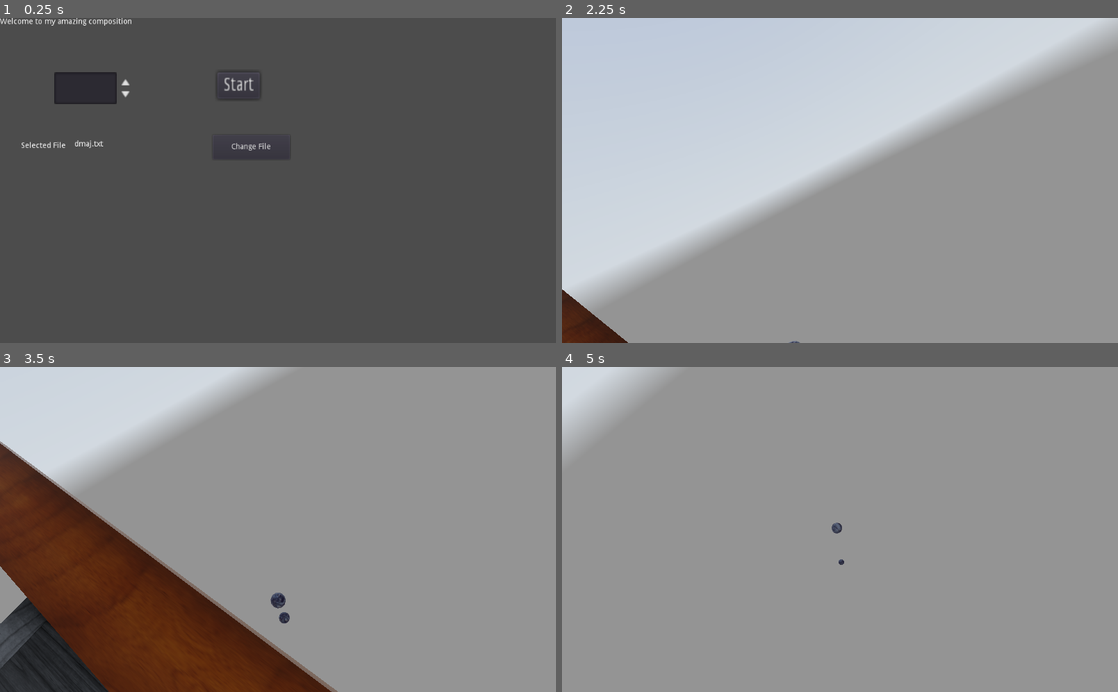
Above: before the commit, frames 1-4 (two rows, left to right).
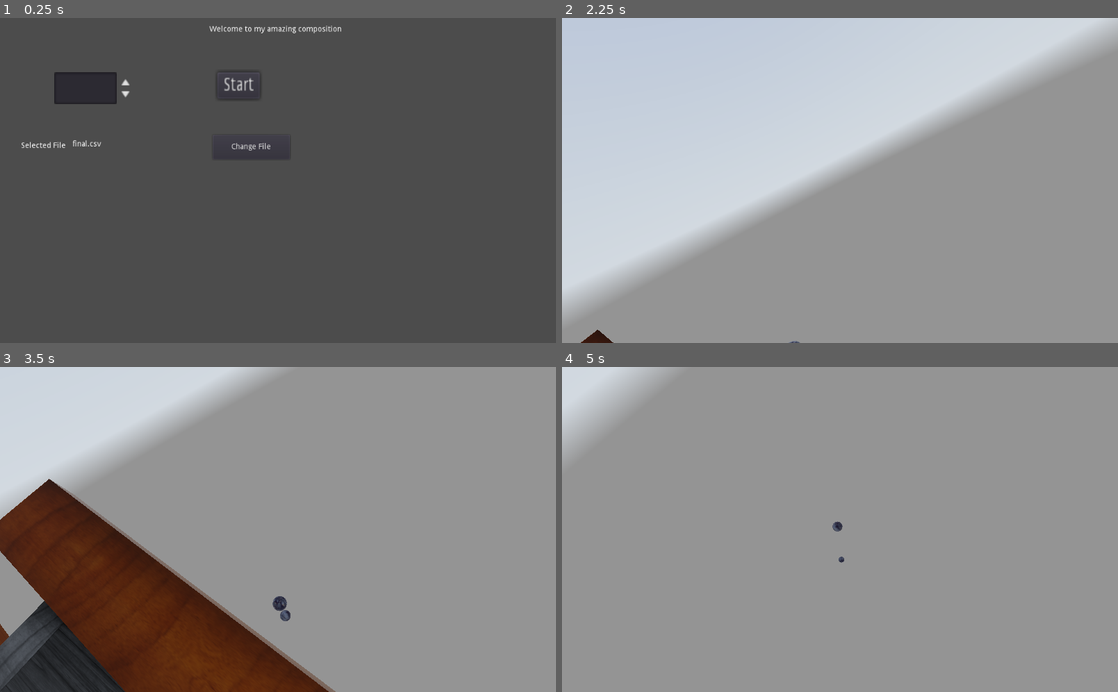
Above: after the commit, the same moments.

Repository: dmgarland/xylophone
Game: Godot game, scene res://MainMenu.tscn
Two runs of this game, one before a commit and one after it. Both use one fixed random seed, a clock stepped at 60 frames per second and the inputs below. A sky picture missing from this copy of the repository is replaced by a grey-blue gradient.
Inputs:
- Up to frame 1 (0.25 s): no input
- Up to frame 2 (2.25 s): click "Change File" at 0.5 s; click "Start" at 1.25 s
- Up to frame 3 (3.5 s): no input
- Up to frame 4 (5 s): no input

The runs differ from the first frame. In frame 1, 0.5% of the frame differs, in the area x 0-62%, y 0-40%; in frame 2, 0.9%; in frame 3, 3.5%, in the area x 0-61%, y 22-100%; in frame 4, less than 0.1%.

Commit message:
less fucked

Diff:
--- a/Main.gd
+++ b/Main.gd
@@ -9,15 +9,18 @@
 var notes_played = 0;
 var camera: Camera
 var spheres = []
+var y = 0.0
 var z = 0.0
 var reaper: Timer
 var sequence: Sequencer
+var clock: Timer
+var run_time = 0
 
 func _ready():
 	r.randomize()
 
 	sequence = Sequencer.new(Global.score_path)
-	for i in range(4):
+	for i in range(10):
 		add_note()
 
 	$start_slope/shear.height = Global.polyphony
@@ -39,18 +42,34 @@
 	reaper.connect("timeout", self, "reap_notes")
 	add_child(reaper)
 
+	clock = Timer.new()
+	clock.autostart = true
+	clock.wait_time = 1.0
+	clock.connect("timeout", self, "add_second")
+	add_child(clock)
+
+func add_second():
+	run_time += 1
+	var minutes = run_time / 60
+	var seconds = run_time % 60
+	print("%s:%s" % [minutes, seconds])
+
 func add_note():
 	sequence._iter_next(null)
+
 	if sequence.current:
 		var note = Note.instance()
 		note.steps = sequence.current.steps
 		note.beats = sequence.current.duration
-		var y: float = (notes_played * 1.4)
+		note.angle = sequence.current.angle
 
 		note.connect("note_started", self, "add_note")
+		print('adding note at (%f,%f)' %[y, z])
 		note.resize_and_translate(y, z)
 		$notes.add_child(note)
-		z+=note.width()
+
+		y += note.height
+		z += note.width
 		notes_played += 1
 
 func get_sphere_bounds():
@@ -84,27 +103,18 @@
 	return [min_z, max_z, target]
 
 func _process(delta):
-
 	var bounds = find_z_bounds()
 	var min_z = bounds[0];
 	var max_z = bounds[1];
 	var target = bounds[2];
-	#var bounds = get_sphere_bounds()
-	#var min_z = bounds.position.z
-	#var max_z = bounds.end.z
-	#var target = bounds.end / spheres.size() as float
 
 	if spheres.size() == 0:
 		Global.load_new_scene(menu_scene)
 
 	target = target / spheres.size()
-	#var diff = bounds.size.z
+
 	var diff = max_z - min_z
 	var zoom = Vector3(diff * 0.5, 10, diff * 0.5) + Vector3.ONE
-	#camera.look_at_from_position((target + zoom), target, Vector3(0, 1, 0))
-	#camera.transform.interpolate_with(target, cam_speed * _delta)
-	#camera.look_at(target, Vector3(0, 1, 0))
-	#camera.translation = camera.translation.linear_interpolate(target, t)
 	var T = camera.global_transform.looking_at(target, Vector3(0, 1, 0))
 
 	camera.global_transform.origin.x = lerp(camera.global_transform.origin.x, (target + zoom).x, delta)
--- a/Main.tscn
+++ b/Main.tscn
@@ -26,6 +26,7 @@
 menu_scene = "res://MainMenu.tscn"
 
 [node name="start_slope" type="CSGCombiner" parent="."]
+transform = Transform( 1, 0, 0, 0, 1, 0, 0, 0, 1, 0, 1, -1 )
 use_collision = true
 
 [node name="shear" type="CSGBox" parent="start_slope"]
--- a/MainMenu.gd
+++ b/MainMenu.gd
@@ -8,12 +8,9 @@
 	$FilePicker.connect("file_selected", self, "_update_file")
 
 	_update_file($FilePicker.current_path)
-	for note in Sequencer.new($FilePicker.current_path):
-		if note:
-			print(note.steps)
 
 func _toggle_file_picker():
-	$FilePicker.visible = !$FilePicker.visible
+	$FilePicker.popup()
 
 func _update_file(path):
 	$SelectedFile.text = $FilePicker.current_file
--- a/MainMenu.tscn
+++ b/MainMenu.tscn
@@ -12,8 +12,10 @@
 main_scene = "res://Main.tscn"
 
 [node name="Label" type="Label" parent="."]
-margin_right = 243.0
-margin_bottom = 50.0
+margin_left = 386.046
+margin_top = 14.1582
+margin_right = 629.046
+margin_bottom = 64.1582
 text = "Welcome to my amazing composition"
 align = 1
 __meta__ = {
@@ -48,19 +50,22 @@
 margin_bottom = 568.0
 window_title = "Open a File"
 mode = 0
-filters = PoolStringArray( "*.txt" )
+filters = PoolStringArray( "*.csv" )
 show_hidden_files = true
 current_dir = "res://scores"
-current_file = "dmaj.txt"
-current_path = "res://scores/dmaj.txt"
+current_file = "final.csv"
+current_path = "res://scores/final.csv"
 
 [node name="SelectedFile" type="Label" parent="."]
-margin_left = 137.152
+margin_left = 134.32
 margin_top = 226.346
-margin_right = 374.152
+margin_right = 371.32
 margin_bottom = 271.346
 text = "example.csv
 "
+__meta__ = {
+"_edit_use_anchors_": false
+}
 
 [node name="ChangeFile" type="Button" parent="."]
 margin_left = 392.0
@@ -68,6 +73,9 @@
 margin_right = 534.0
 margin_bottom = 261.0
 text = "Change File"
+__meta__ = {
+"_edit_use_anchors_": false
+}
 
 [node name="SelectedFilePrefix" type="Label" parent="."]
 margin_left = 39.2001
--- a/Note.gd
+++ b/Note.gd
@@ -3,8 +3,11 @@
 const ref_freq = 440.0
 const A = pow(2.0, 1.0 / 12.0)
 export var sample_hz = 22050.0
-export var steps = 0
+export var steps = 20
 export var beats = 1
+export var angle = 12
+export var height: float
+export var width: float
 var pulse_hz
 var notes: Array
 var bodies = {}
@@ -22,17 +25,15 @@
 		note['phase'] = fmod(note['phase'] + increment, 1.0)
 		to_fill -= 1
 
-func width():
-	return $note.depth + $slopes/slope_left/box.depth
-
 func resize_and_translate(y, z):
 	$note.width = (24 - steps) * 1.5
 	$note.depth = beats
-	$note.translate(Vector3(0, -y, z + $note.depth / 2.0))
-	$slopes.translate(Vector3(0, -y, z + ($note.depth + $slopes/slope_left/box.depth / 2)))
-	rotate_x(deg2rad(12))
+	self.width = $note.depth + $slopes/slope_left/box.depth
+	self.height = (sin(deg2rad(angle)) * self.width) + ($note.height / sin(deg2rad(90 - angle)))
 
-	return self
+	$slopes.translate(Vector3(0, 0, self.width * 0.5))
+	translate(Vector3(0, -(y + self.height / 2), $note.depth / 2.0 + z))
+	rotate_x(deg2rad(angle))
 
 func _ready():
 	pulse_hz = ref_freq * pow(A, steps)
@@ -41,6 +42,7 @@
 		var player = AudioStreamPlayer3D.new()
 		player.stream = AudioStreamGenerator.new()
 		player.stream.mix_rate = sample_hz
+		player.unit_db = 12.0
 
 		var note = {
 			'player': player,
@@ -70,6 +72,8 @@
 				note['amp'] = note['amp'].linear_interpolate(Vector2.ZERO, delta * 1.5)
 
 func sound(body):
+	if bodies.size() == 0:
+		emit_signal("note_started")
 	if !bodies.has(body):
 		var note = notes[bodies.size()]
 		bodies[body] = note
@@ -77,4 +81,3 @@
 			#print(note)
 			note['player'].bus = body.busName()
 			note['player'].play()
-			emit_signal("note_started")
--- /dev/null
+++ b/scores/final.csv
@@ -0,0 +1,188 @@
+A3,5
+E2,30
+G2,18
+A3,5
+E2,5
+G2,5
+A3,5
+D2,30
+A3,10
+E2,10
+G2,30
+A3,5
+E2,5
+G2,5
+A3,5
+A3,30 # intro
+A3,5 # Start A
+C#3,5
+E3,5
+G#2,5
+A3,5
+C#3,5
+G#2,5
+E3,5
+A3,5
+C#3,5
+E3,5
+G#2,5
+A3,5
+C#3,5
+G#2,5
+E3,5 # End A section
+A3,5 # Start A
+C#3,5
+E3,5
+G#2,5
+A3,5
+C#3,5
+G#2,5
+E3,5 # End A section
+A3,5 # Start A
+C#3,5
+E3,5
+G#2,5
+A3,5
+C#3,5
+G#2,5
+E3,5 # End A section
+F#3,5 # Start B section
+G#3,5
+A4,5
+E3,5
+F#3,6
+G#3,7
+E3,8
+A4,10
+C#3,15
+B3,15
+A3,30
+A3,5 # Start A
+C#3,5
+E3,5
+G#2,5
+A3,5
+C#3,5
+G#2,5
+E3,5 # End A section
+A3,5 # Start A
+C#3,5
+E3,5
+G#2,5
+A3,5
+C#3,5
+G#2,5
+E3,5 # End A section
+F#3,5 # Start B section
+G#3,5
+A4,5
+E3,5
+F#3,5
+G#3,5
+A4,5
+E3,5
+D3,5
+E3,5
+F#3,5
+C#3,5
+D3,6
+E3,7
+F#3,8
+C#3,9
+B3,5
+C#3,5
+D3,5
+B3,5
+A3,5
+B3,5
+C#3,6
+G#2,8
+G2,6
+B3,7
+D3,8
+F#2,9
+F2,7
+A#3,8
+D3,9
+F2,10
+E2,10 # Mod A end first section =============================
+E2,2 # Section 2
+F#2,2
+B3,2
+E2,2
+F#2,2
+B3,2
+E2,3
+F#2,4
+D2,2
+F#2,2
+D3,2
+D2,2
+F#2,3
+D3,4
+D2,5
+F#2,6
+C#2,2
+G#2,2
+E3,2
+C#2,2
+G#2,2
+E3,3
+C#2,4
+G#2,5
+C2,2
+G2,2
+D3,2
+C2,2
+G2,2
+D3,3
+C2,4
+G2,5
+E2,2
+F#2,2
+B3,2
+E2,2
+F#2,2
+B3,3
+E2,4
+F#2,5
+D2,2
+F#2,2
+D3,2
+D2,2
+F#2,2
+D3,3
+D2,4
+F#2,5
+C#2,2
+G#2,2
+E3,2
+C#2,2
+G#2,2
+E3,3
+C#2,4
+G#2,5
+C2,2
+G2,2
+D3,2
+C2,2
+G2,2
+D3,2
+C2,2
+G2,2
+C2,2 # ral
+G2,3
+D3,4
+C2,5
+G2,6
+D3,7
+C2,8
+G2,9
+C2,10
+G2,11
+D3,12
+C2,13
+G2,14
+D3,15
+C2,16
+G2,17
--- /dev/null
+++ b/scores/section_b.csv
@@ -0,0 +1,73 @@
+E2,2 # Section 2
+F#2,2
+B3,2
+E2,2
+F#2,2
+B3,2
+E2,3
+F#2,4
+D2,2
+F#2,2
+D3,2
+D2,2
+F#2,3
+D3,4
+D2,5
+F#2,6
+C#2,2
+G#2,2
+E3,2
+C#2,2
+G#2,2
+E3,3
+C#2,4
+G#2,5
+C2,2
+G2,2
+D3,2
+C2,2
+G2,2
+D3,3
+C2,4
+G2,5
+E2,2
+F#2,2
+B3,2
+E2,2
+F#2,2
+B3,3
+E2,4
+F#2,5
+D2,2
+F#2,2
+D3,2
+D2,2
+F#2,2
+D3,3
+D2,4
+F#2,5
+C#2,2
+G#2,2
+E3,2
+C#2,2
+G#2,2
+E3,3
+C#2,4
+G#2,5
+C2,2
+G2,2
+D3,2
+C2,2
+G2,2
+D3,2
+C2,2
+G2,2
+C2,2 # ral
+G2,3
+D3,4
+C2,5
+G2,6
+D3,7
+C2,8
+G2,9
+E2,10 # Section 2
--- a/sequencer.gd
+++ b/sequencer.gd
@@ -9,7 +9,7 @@
 	score_csv = File.new()
 	score_csv.open(score_path, File.READ)
 	line_reg_exp = RegEx.new()
-	line_reg_exp.compile("(?<note>[A-G]+#?)(?<octave>\\d),(?<duration>\\d+)")
+	line_reg_exp.compile("(?<note>[A-G]+#?)(?<octave>\\d),(?<duration>\\d+),?(?<angle>\\d+)?")
 
 func _iter_init(_arg):
 	current = _parse_line()
@@ -27,11 +27,14 @@
 	var line = score_csv.get_line()
 	if line:
 		var parsed = line_reg_exp.search(line)
+
 		if parsed:
 			return Note.new(
 				parsed.get_string("note"),
 				parsed.get_string("octave") as int,
-				parsed.get_string("duration") as int)
+				parsed.get_string("duration") as int,
+				parsed.get_string("angle") as int if parsed.get_string("angle") else 12
+				)
 		else:
 			print("Line %d is invalid: %s" % [line_count, line])
 			return null
@@ -40,11 +43,13 @@
 
 class Note:
 	# steps relative to A3
-	var steps
-	var duration
+	var steps: int
+	var duration: int
+	var angle: int
 
 	const STEPS = ['A','A#', 'B', 'C', 'C#', 'D', 'D#', 'E', 'F', 'F#', 'G', 'G#']
 
-	func _init(note: String, octave: int, duration: int):
+	func _init(note: String, octave: int, duration: int, angle: int):
 		self.steps = STEPS.find(note) + (octave - 3) * 12
 		self.duration = duration
+		self.angle = angle
Not shown, changed: export_presets.cfg
Renamed: scores/cmaj.txt -> scores/cmaj.csv
Not shown, added: scores/cmaj.csv.import
Renamed: scores/dmaj.txt -> scores/dmaj.csv
Not shown, added: scores/dmaj.csv.import
Not shown, added: scores/final.csv.import
Not shown, added: scores/section_b.csv.import
Not shown, added: .gitignore
